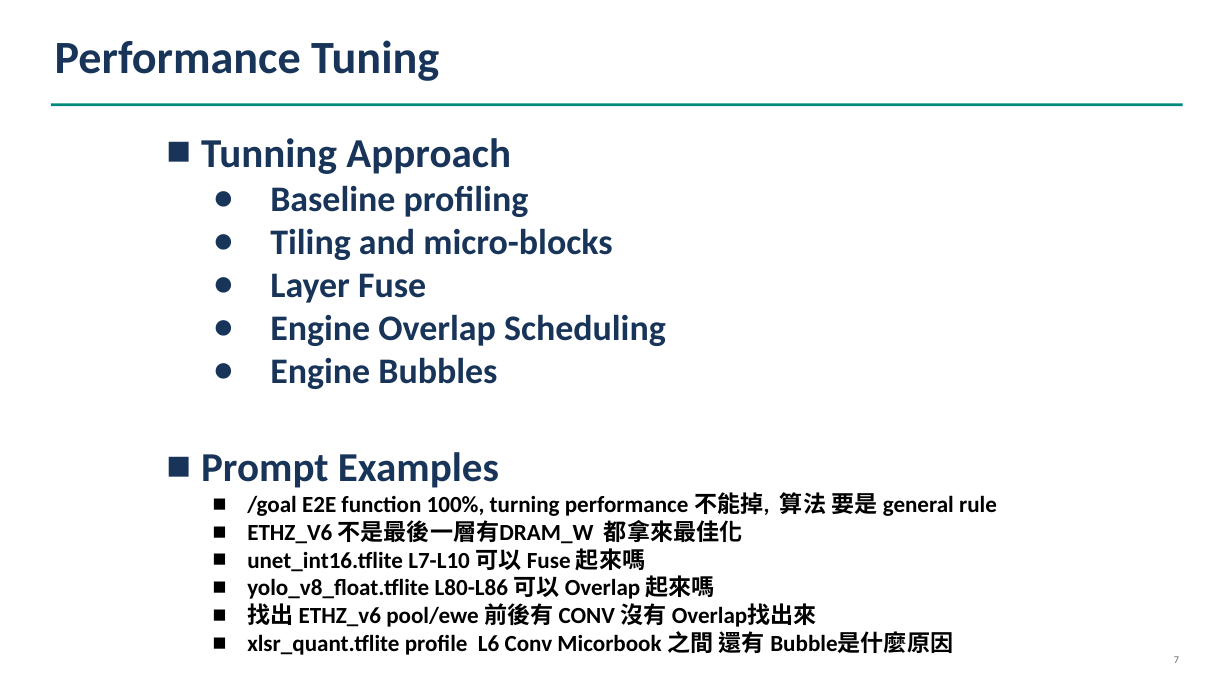
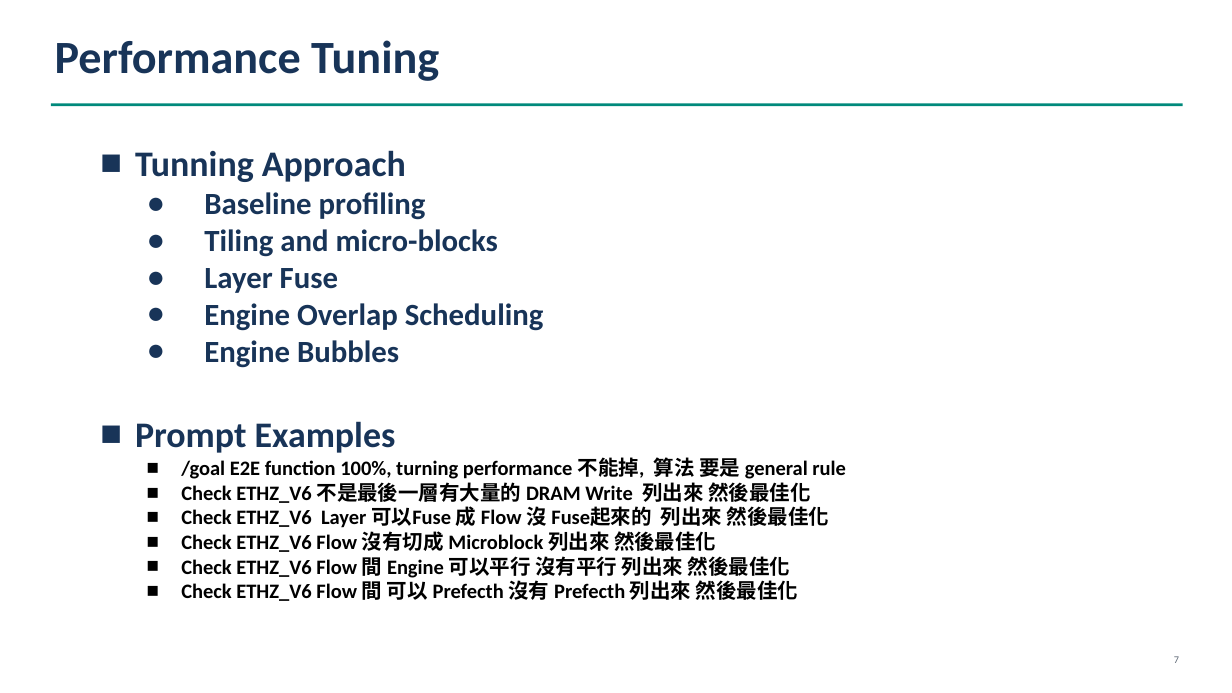
Before and after one commit to cclwylin/mdla7, a slide deck: slide 13 of reports/uArcSim Implementation by AI.pptx (slide 11 before the commit). Drawn at 1232x693 pixels with LibreOffice and Linux fonts; fonts in the diff are those of the drawing. Boxes give left, top, right and bottom in pixels: in the first picture for what was removed or moved away, otherwise in the second. Text is boxed around its words. In the diff, an @@ line names an element or a change of style, - is before the commit and + after.

```diff
--- a/reports/uArcSim Implementation by AI.pptx
+++ b/reports/uArcSim Implementation by AI.pptx
@@ text "Tunning Approach": place and size @@
-text "Tunning Approach" at box(201, 138, 997, 655)
+text "Tunning Approach" at box(135, 150, 846, 601)
@@ text at box(135, 150, 846, 481): size 32 to 28 pt in "Tunning Approach", "Prompt Examples"; size 28 to 24 pt in "Baseline profiling", "Tiling and micro-blocks", "Layer Fuse", "Engine Overlap Scheduling" and 1 more places; size 18 to 16 pt in "/goal E2E function 100%, turning performance 不能掉, ..." @@
@@ text at box(181, 482, 829, 601): text changed; size 18 to 16 pt @@
-  ■ ETHZ_V6 不是最後一層有DRAM_W 都拿來最佳化
-  ■ unet_int16.tflite L7-L10 可以 Fuse 起來嗎
-  ■ yolo_v8_float.tflite L80-L86 可以 Overlap 起來嗎
-  ■ 找出 ETHZ_v6 pool/ewe 前後有 CONV 沒有 Overlap找出來
-  ■ xlsr_quant.tflite profile L6 Conv Micorbook 之間 還有 Bubble是什麼原因
+  ■ Check ETHZ_V6 不是最後一層有大量的 DRAM Write 列出來 然後最佳化
+  ■ Check ETHZ_V6 Layer 可以Fuse 成 Flow 沒 Fuse起來的 列出來 然後最佳化
+  ■ Check ETHZ_V6 Flow 沒有切成 Microblock 列出來 然後最佳化
+  ■ Check ETHZ_V6 Flow 間 Engine 可以平行 沒有平行 列出來 然後最佳化
+  ■ Check ETHZ_V6 Flow 間 可以 Prefecth 沒有 Prefecth 列出來 然後最佳化
```
Also in this commit, not shown: 6 other slides changed, 2 slides added, 1 slide removed, 3 other files.
